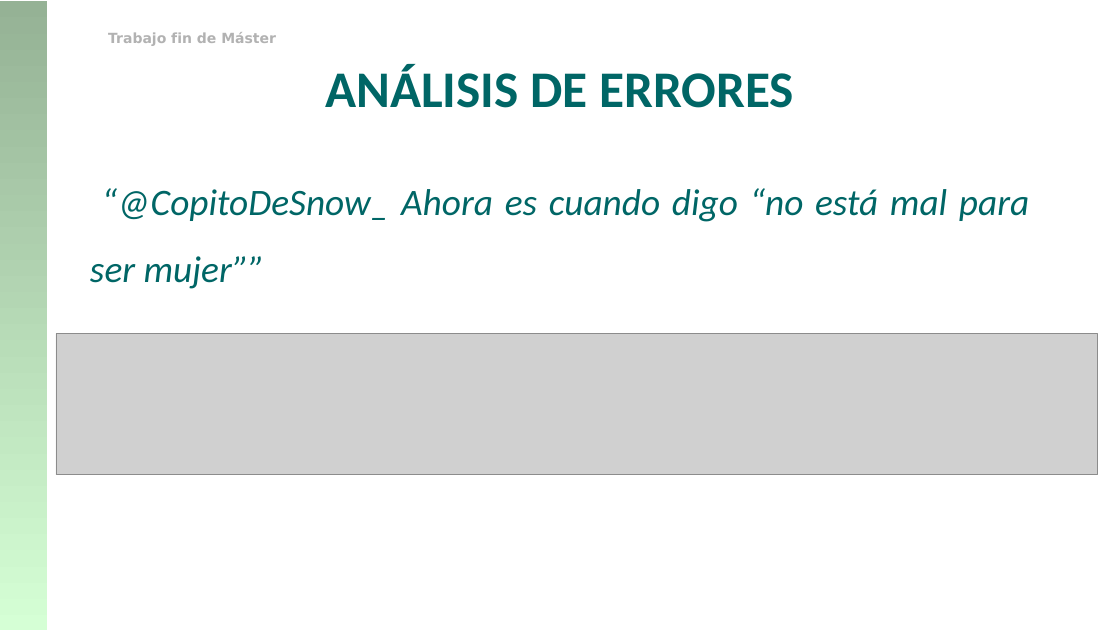
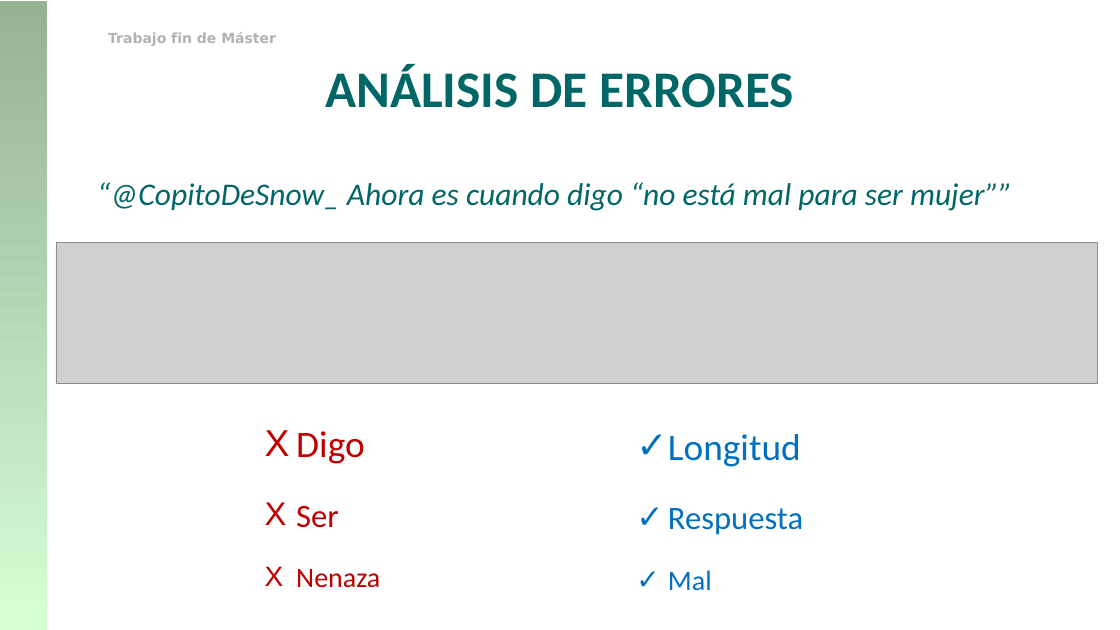
Before and after one commit to franciscorodriguez92/uned-tfm, a slide deck: slide 21 of TFM_Francisco_Rodriguez.pptx. Drawn at 1120x630 pixels with LibreOffice and Linux fonts; fonts in the diff are those of the drawing; grey boxes stand for pictures; background and template pictures are left out. Boxes give left, top, right and bottom in pixels: in the first picture for what was removed or moved away, otherwise in the second. Text is boxed around its words. In the diff, an @@ line names an element or a change of style, - is before the commit and + after.

```diff
--- a/TFM_Francisco_Rodriguez.pptx
+++ b/TFM_Francisco_Rodriguez.pptx
@@ text "“@CopitoDeSnow_ Ahora es cuando digo ..." at (97,182,1012,211): size 32 to 27 pt; less space between paragraphs @@
@@ picture: place and size @@
-picture at (56,334,1098,475)
+picture at (56,242,1098,383)
@@ text added at (296,431,380,588), 24 pt, text #C00000 @@
+Χ Digo
+Χ Ser
+Χ Nenaza
@@ text added at (668,434,803,591), 28 pt, text #0070C0 @@
+✓ Longitud
+✓ Respuesta
+✓ Mal
```
Also in this commit, not shown: 6 other slides changed, 1 slide added, 2 slides removed.
